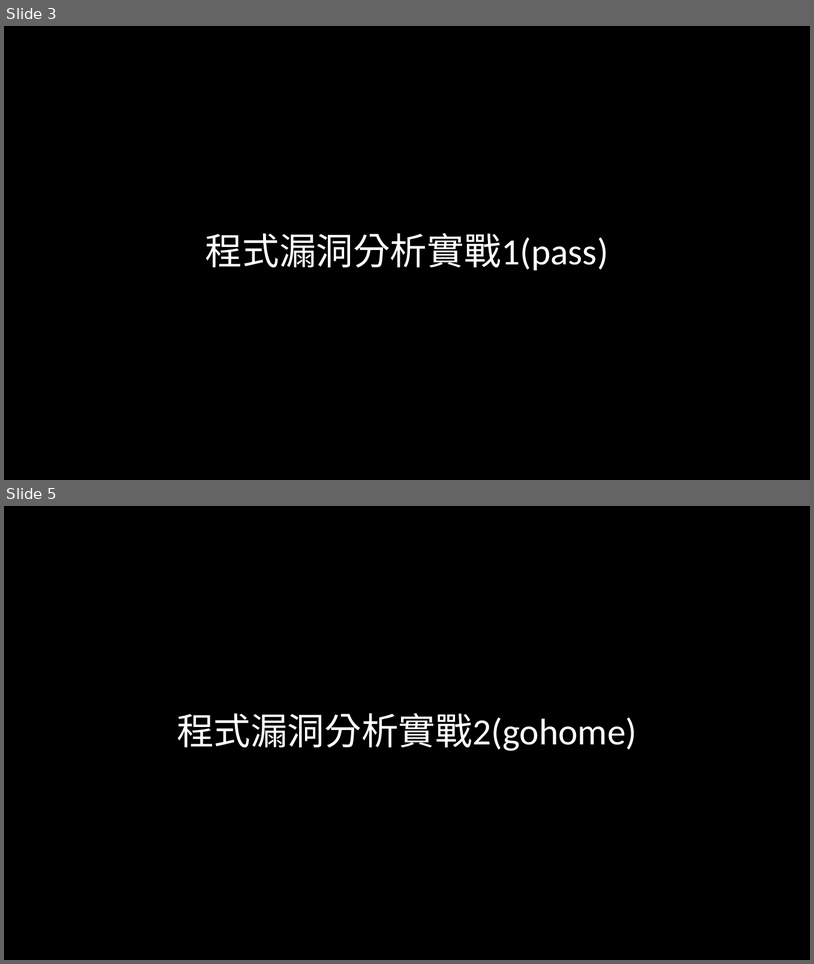
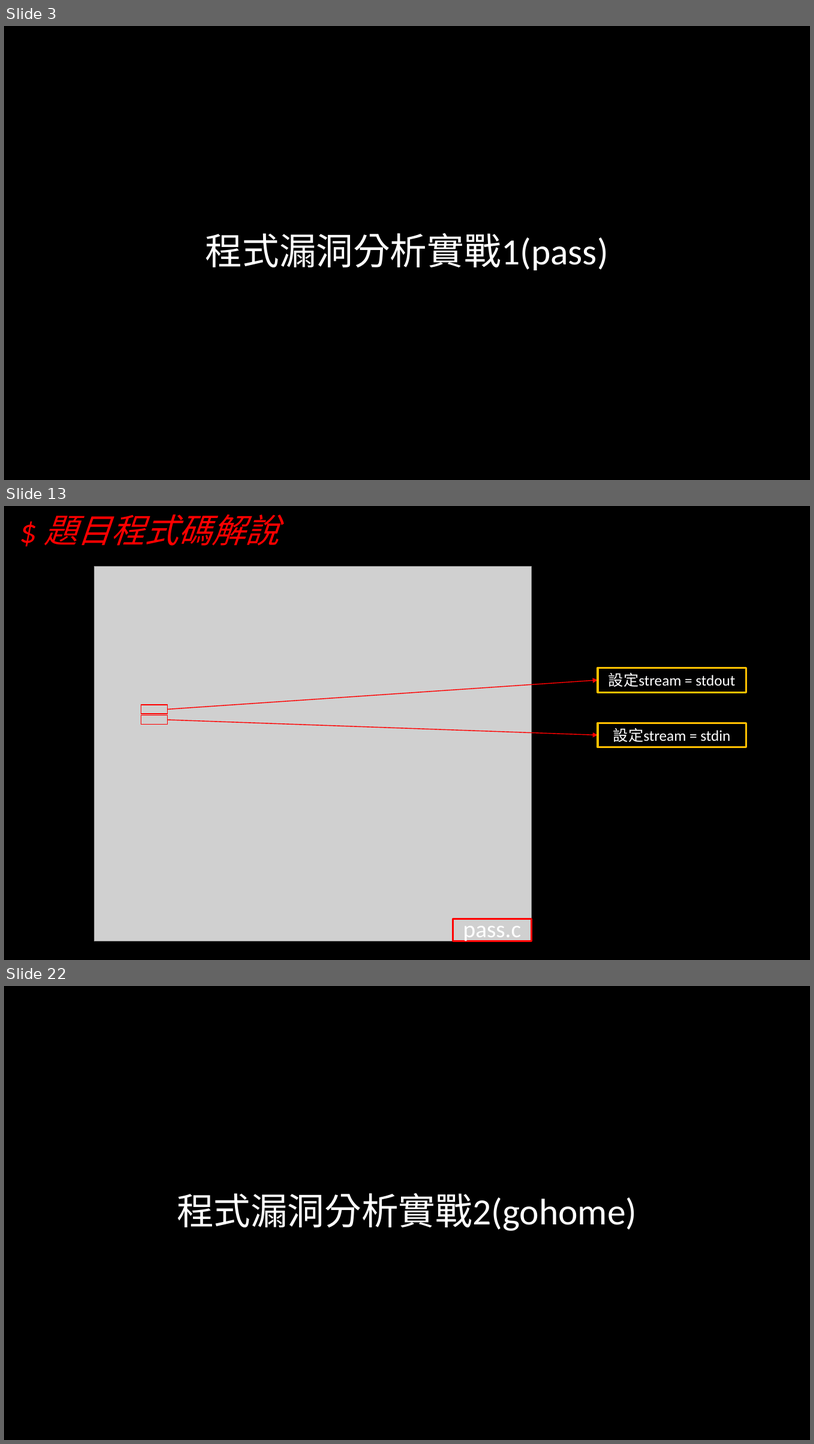
Before and after one commit to hehank/CTF_Practice, a slide deck: Pwn/報告/程式安全期末報告.pptx. Shown one above the other, each under a label of ours: slides 3 and 5 before the commit, slides 3, 13 and 22 after it; the slides between them are not shown. The pictures are 814x964 and 814x1444 pixels, drawn with LibreOffice and Linux fonts; fonts in the diff are those of the drawing; grey boxes stand for pictures; background and template pictures are left out. Boxes give left, top, right and bottom in pixels: in the first picture for what was removed or moved away, otherwise in the second. Text is boxed around its words. In the diff, an @@ line names an element or a change of style, - is before the commit and + after.

```diff
--- a/Pwn/報告/程式安全期末報告.pptx
+++ b/Pwn/報告/程式安全期末報告.pptx
@@ slide 13 added at bbox=[4, 506, 810, 960], background picture (left out) @@
@@ text added at bbox=[44, 514, 279, 546], 40 pt, text #FF0000, italic @@
+$ 題目程式碼解說
@@ picture added at bbox=[94, 566, 531, 941] @@
@@ rectangle added at bbox=[598, 667, 746, 692], outline #FFC000 2.25 pt, 18 pt, text #FFFFFF @@
+設定stream = stdout
@@ arrow added from (168, 709) to (598, 680), #FF0000 1 pt @@
@@ rectangle added at bbox=[141, 705, 168, 714], outline #FF0000 1 pt @@
@@ rectangle added at bbox=[141, 715, 168, 724], outline #FF0000 1 pt @@
@@ arrow added from (168, 720) to (598, 735), #FF0000 1 pt @@
@@ rectangle added at bbox=[598, 723, 746, 747], outline #FFC000 2.25 pt, 18 pt, text #FFFFFF @@
+設定stream = stdin
@@ title added at bbox=[453, 919, 531, 941], outline #FF0000 2.25 pt, 28 pt, text #FFFFFF @@
+pass.c
@@ what was slide 5 is now slide 22 @@
```
Also in this commit, not shown: 1 slide changed, 17 other slides added, 1 slide removed, 3 other files.
